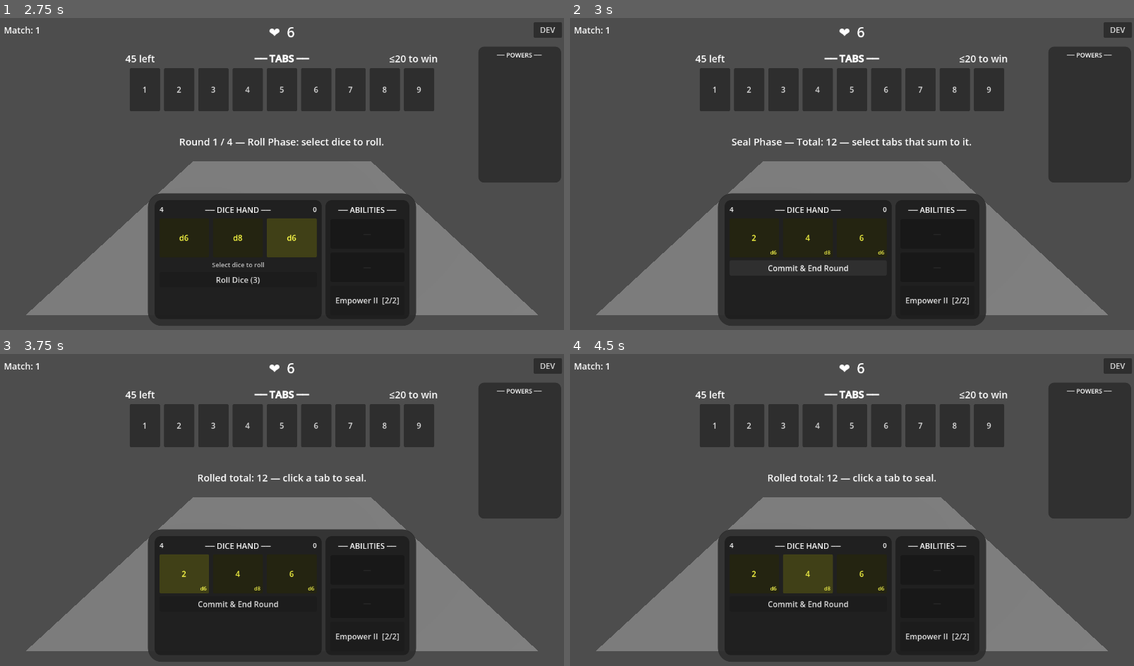
Above: before the commit, frames 1-4 (two rows, left to right).
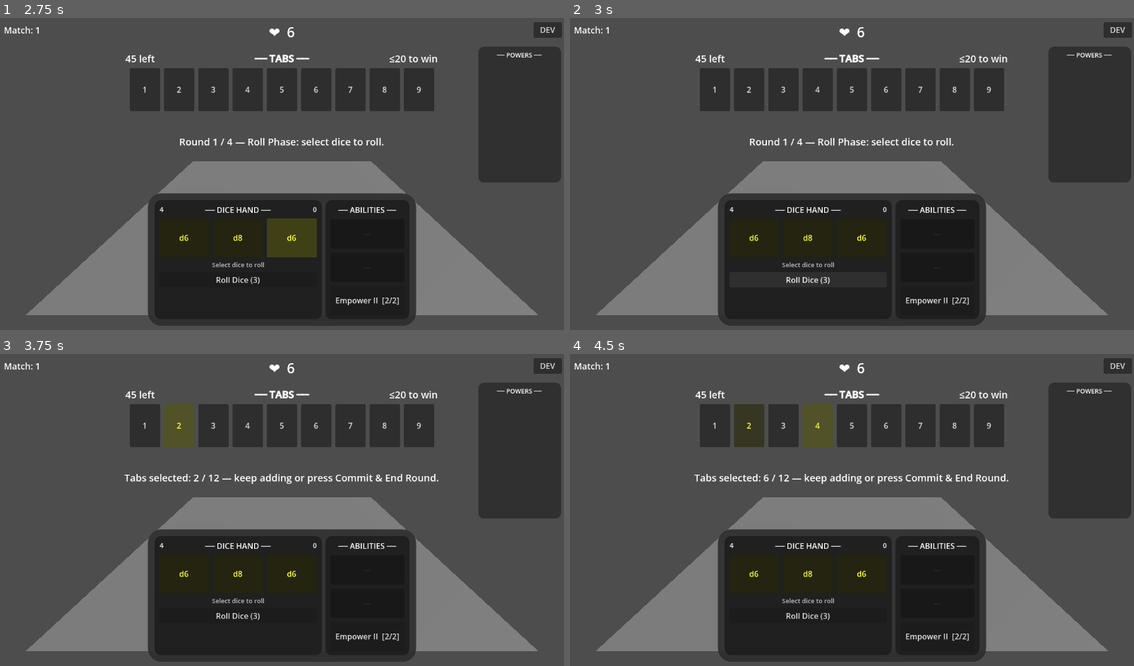
Above: after the commit, the same moments.

Repository: caleb-the-dev/SealTheBox
Game: Godot game, scene res://scenes/match/match.tscn
The game is run twice, just before and just after one commit, with the same random seed, the same clock (stepped at 60 frames per second) and the same inputs.
Inputs:
- Up to frame 1 (2.75 s): click "d6" at 0.5 s; click "d8" at 1.25 s; click "d6" at 2 s
- Up to frame 2 (3 s): click "Roll Dice (3)" at 2.75 s
- Up to frame 3 (3.75 s): click "2" at 3.5 s
- Up to frame 4 (4.5 s): click "4" at 4.25 s

Frame 1 is identical in both runs. In frame 2, 1.0% of the frame differs, in the area x 28-72%, y 38-86%; in frame 3, 2.9%, in the area x 22-78%, y 16-86%; in frame 4, 2.9%.
Error after the commit: Invalid access to property or key 'dropped' on a base object of type 'RefCounted (Die)'. (res://scripts/match/round_manager.gd:63)

Commit message:
feat: add multiply, set, reroll_lucky, drop_die methods and wire 8 new abilities
Co-Authored-By: Claude Sonnet 4.6 <noreply@anthropic.com>

Diff:
--- a/seal-the-box/scripts/match/dice_pool.gd
+++ b/seal-the-box/scripts/match/dice_pool.gd
@@ -42,6 +42,7 @@
     for die in _hand:
         die.value = 0
         die.rolled = false
+        die.dropped = false
         _discard.append(die)
     _hand = []
 
@@ -54,6 +55,27 @@
 func get_discard_count() -> int:
     return _discard.size()
 
+func apply_multiply(die: Die, factor: int) -> void:
+    die.value = min(die.value * factor, die.faces)
+
+func apply_set_max(die: Die) -> void:
+    die.value = die.faces
+
+func apply_set_min(die: Die) -> void:
+    die.value = 1
+
+func reroll_lucky(die: Die) -> int:
+    var old_value = die.value
+    die.rolled = false
+    die.roll()
+    if old_value > die.value:
+        die.value = old_value
+        die.rolled = true
+    return die.value
+
+func drop_die(die: Die) -> void:
+    die.dropped = true
+
 func _reshuffle() -> void:
     _pool.append_array(_discard)
     _discard = []
--- a/seal-the-box/scripts/match/round_manager.gd
+++ b/seal-the-box/scripts/match/round_manager.gd
@@ -60,7 +60,7 @@
 			power_mgr.on_die_rolled(die)
 	var total := 0
 	for die in GameState.dice_hand:
-		if die.rolled:
+		if die.rolled and not die.dropped:
 			total += die.value
 	_set_phase("act")
 	status_updated.emit("Seal Phase — Total: %d — select tabs that sum to it." % total)
@@ -96,7 +96,7 @@
 	if _current_phase == "roll":
 		status_updated.emit("Use abilities after rolling dice.")
 		return false
-	if target_die == null and ability.id != "reroll_all":
+	if target_die == null and ability.id not in ["reroll_all", "put_down_highest", "auto_seal_lowest"]:
 		push_warning("RoundManager: target_die is null for ability: %s" % ability.id)
 		return false
 	var power_mgr = Engine.get_singleton("PowerManager") if Engine.has_singleton("PowerManager") else null
@@ -119,13 +119,57 @@
 					_dice_pool.reroll(die)
 					if power_mgr:
 						power_mgr.on_die_rolled(die)
+		"put_down_highest":
+			var remaining = _tab_board.get_remaining()
+			if remaining.size() <= 1:
+				return false
+			remaining.sort()
+			var tab_val = remaining[-1]
+			_tab_board.seal_tab(tab_val)
+			GameState.tabs = _tab_board.get_remaining()
+			tabs_sealed.emit([tab_val])
+			_check_win()
+		"auto_seal_lowest":
+			var remaining = _tab_board.get_remaining()
+			if remaining.size() <= 1:
+				return false
+			remaining.sort()
+			var tab_val = remaining[0]
+			_tab_board.seal_tab(tab_val)
+			GameState.tabs = _tab_board.get_remaining()
+			tabs_sealed.emit([tab_val])
+			_check_win()
+		"multiply_2":
+			if not target_die.rolled:
+				return false
+			_dice_pool.apply_multiply(target_die, 2)
+		"multiply_3":
+			if not target_die.rolled:
+				return false
+			_dice_pool.apply_multiply(target_die, 3)
+		"set_max":
+			if not target_die.rolled:
+				return false
+			_dice_pool.apply_set_max(target_die)
+		"set_min":
+			if not target_die.rolled:
+				return false
+			_dice_pool.apply_set_min(target_die)
+		"reroll_lucky":
+			if not target_die.rolled:
+				return false
+			_dice_pool.reroll_lucky(target_die)
+		"drop_die":
+			if not target_die.rolled:
+				return false
+			_dice_pool.drop_die(target_die)
 		_:
 			push_warning("RoundManager: unhandled ability id: %s" % ability.id)
 			return false
 	ability.charges -= 1
 	var total := 0
 	for die in GameState.dice_hand:
-		if die.rolled:
+		if die.rolled and not die.dropped:
 			total += die.value
 	status_updated.emit("Seal Phase — Total: %d — select tabs that sum to it." % total)
 	return true
